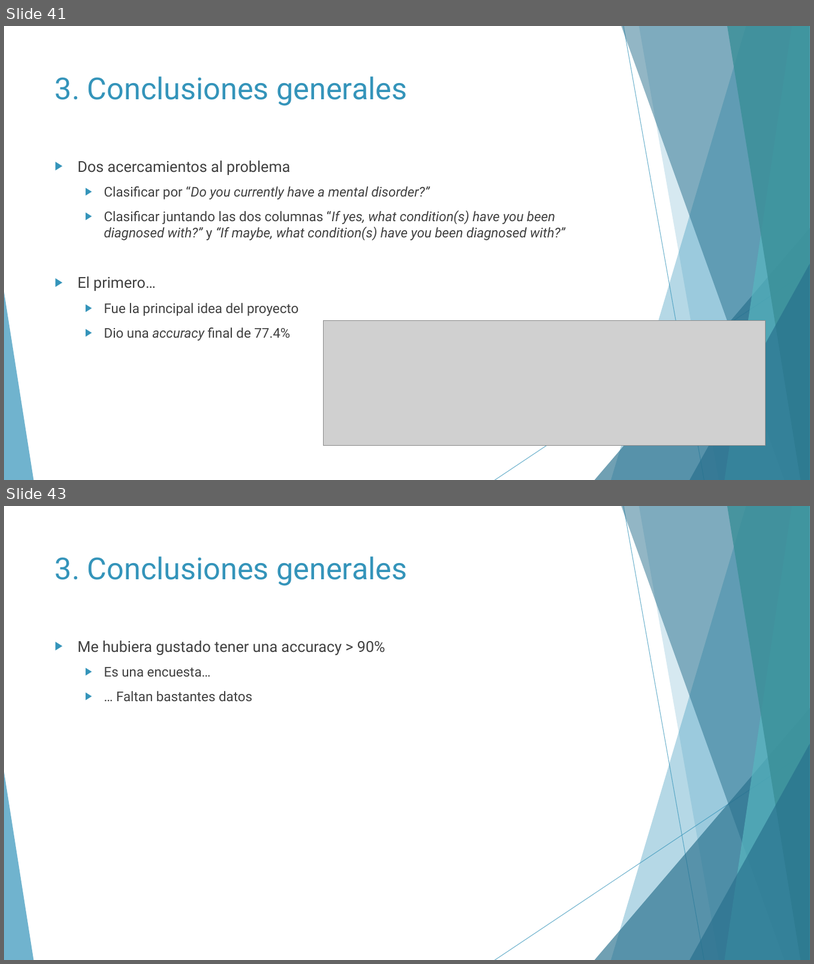
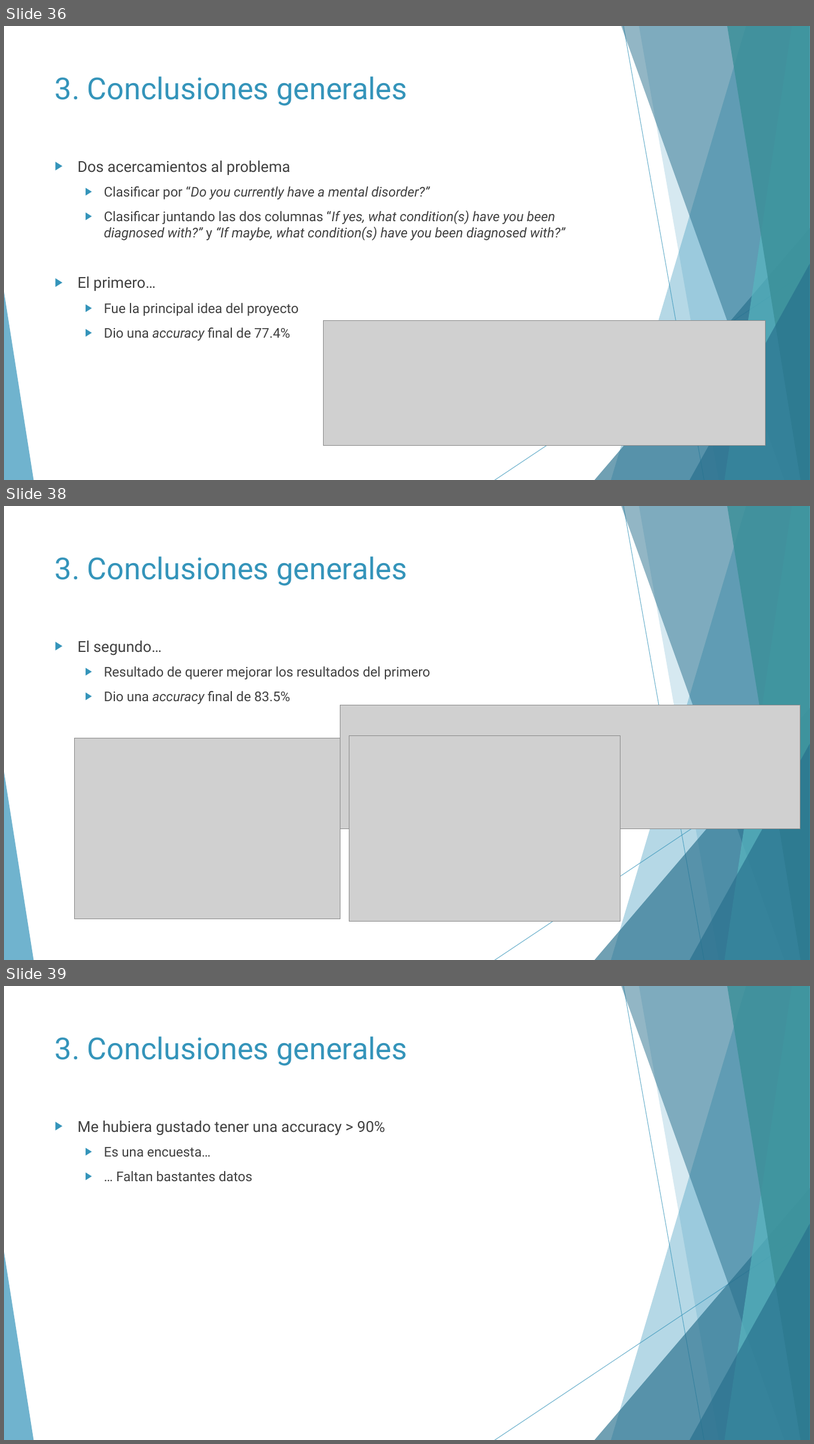
Before and after one commit to Geadalu/DataMiningHealth, a slide deck: Presentación DataMiningHealth.pptx. Shown one above the other, each under a label of ours: slides 41 and 43 before the commit, slides 36, 38 and 39 after it; the slides between them are not shown. The pictures are 814x964 and 814x1444 pixels, drawn with LibreOffice and Linux fonts; fonts in the diff are those of the drawing; grey boxes stand for pictures. Boxes give left, top, right and bottom in pixels: in the first picture for what was removed or moved away, otherwise in the second. Text is boxed around its words. In the diff, an @@ line names an element or a change of style, - is before the commit and + after.

```diff
--- a/Presentación DataMiningHealth.pptx
+++ b/Presentación DataMiningHealth.pptx
@@ slide 38 added at <box>4,506,810,960</box>, background #FFFFFF; not listed: 10 template elements that a slide beside it also shows @@
@@ title added at <box>55,556,407,586</box>, 36 pt, text #3494BA @@
+3. Conclusiones generales
@@ text added at <box>78,640,431,704</box>, 16 pt, text #404040 @@
+▶ El segundo…
+  ▶ Resultado de querer mejorar los resultados del primero
+  ▶ Dio una accuracy final de 83.5%
@@ picture added at <box>341,705,800,828</box> @@
@@ picture added at <box>75,738,341,919</box> @@
@@ picture added at <box>350,735,620,921</box> @@
@@ what was slide 41 is now slide 36 @@
@@ what was slide 43 is now slide 39 @@
```
Also in this commit, not shown: 4 slides changed, 5 slides removed, 3 other files.
